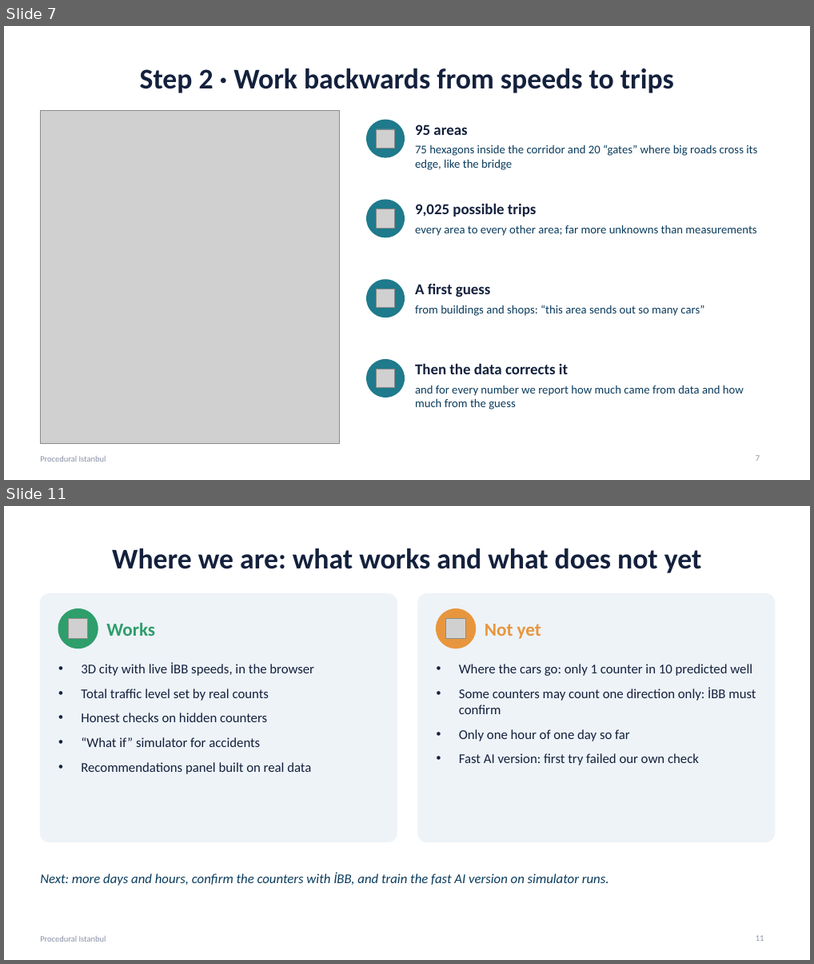
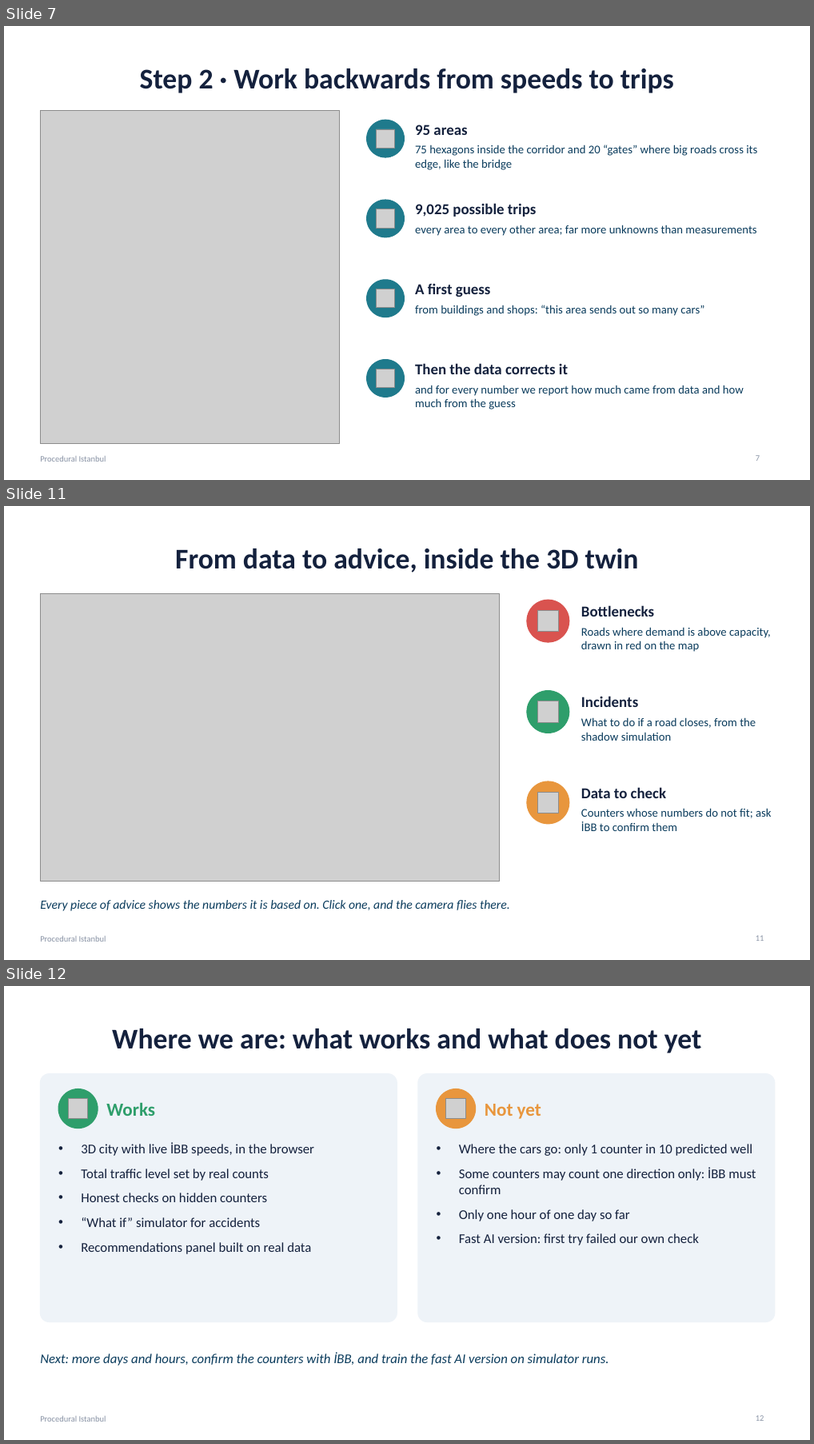
Before and after one commit to aaasiroglu/procedural-istanbul, a slide deck: docs/sunum/Procedural_Istanbul_class.pptx. Shown one above the other, each under a label of ours: slides 7 and 11 before the commit, slides 7, 11 and 12 after it; the slides between them are not shown. The pictures are 814x964 and 814x1444 pixels, drawn with LibreOffice and Linux fonts; fonts in the diff are those of the drawing; grey boxes stand for pictures. Boxes give left, top, right and bottom in pixels: in the first picture for what was removed or moved away, otherwise in the second. Text is boxed around its words. In the diff, an @@ line names an element or a change of style, - is before the commit and + after.

```diff
--- a/docs/sunum/Procedural_Istanbul_class.pptx
+++ b/docs/sunum/Procedural_Istanbul_class.pptx
@@ slide 11 added at <box>4,506,810,960</box>, background #FFFFFF; not listed: 1 template element that a slide beside it also shows @@
@@ title added at <box>175,548,639,572</box>, 34 pt, text #14213D, bold @@
+From data to advice, inside the 3D twin
@@ picture added at <box>40,594,500,881</box> @@
@@ ellipse added at <box>527,600,570,642</box>, fill #D9534F, outline #D9534F 1 pt @@
@@ picture added at <box>538,611,558,632</box> @@
@@ text added at <box>582,605,654,616</box>, 18 pt, text #14213D, bold @@
+Bottlenecks
@@ text added at <box>582,627,771,652</box>, 14 pt, text #0B3C5D @@
+Roads where demand is above capacity, drawn in red on the map
@@ ellipse added at <box>527,691,570,733</box>, fill #2E9E6B, outline #2E9E6B 1 pt @@
@@ text added at <box>582,696,638,707</box>, 18 pt, text #14213D, bold @@
+Incidents
@@ picture added at <box>538,701,558,723</box> @@
@@ text added at <box>582,717,756,740</box>, 14 pt, text #0B3C5D @@
+What to do if a road closes, from the shadow simulation
@@ ellipse added at <box>527,781,570,824</box>, fill #E8963D, outline #E8963D 1 pt @@
@@ picture added at <box>538,792,558,812</box> @@
@@ text added at <box>582,787,666,798</box>, 18 pt, text #14213D, bold @@
+Data to check
@@ text added at <box>582,808,771,831</box>, 14 pt, text #0B3C5D @@
+Counters whose numbers do not fit; ask İBB to confirm them
@@ text added at <box>40,900,510,911</box>, 15 pt, text #0B3C5D, italic @@
+Every piece of advice shows the numbers it is based on. Click one, and the camera flies there.
@@ page number added at <box>756,935,765,940</box>, 10 pt, text #8A94A6 @@
+11
@@ what was slide 11 is now slide 12 @@
```
Also in this commit, not shown: 4 slides changed, 25 other files.
